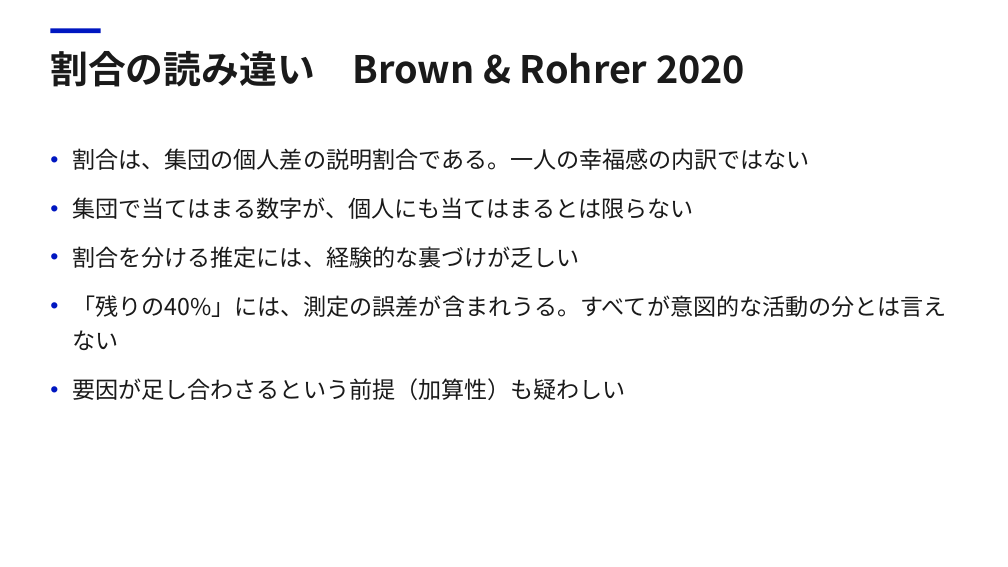
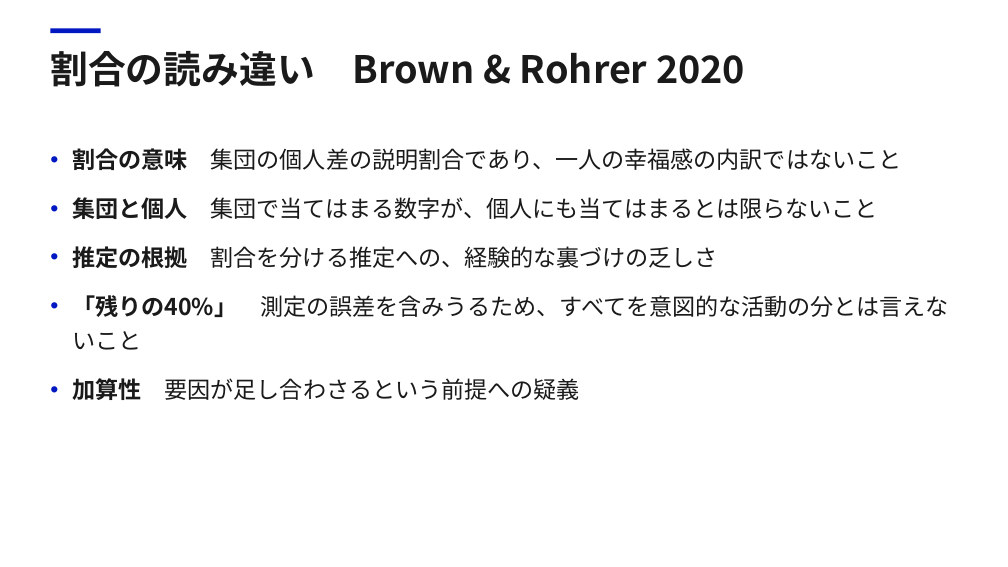
Before and after one commit to Daisetsu1980/markitdown, a slide deck: slide 21 of work/幸福_第2回/幸福_第2回.pptx. Drawn at 1008x567 pixels with LibreOffice and Linux fonts; fonts in the diff are those of the drawing. Boxes give left, top, right and bottom in pixels: in the first picture for what was removed or moved away, otherwise in the second. Text is boxed around its words. In the diff, an @@ line names an element or a change of style, - is before the commit and + after.

```diff
--- a/work/幸福_第2回/幸福_第2回.pptx
+++ b/work/幸福_第2回/幸福_第2回.pptx
@@ text at (72,148,949,400): text changed @@
-• 割合は、集団の個人差の説明割合である。一人の幸福感の内訳ではない
-• 集団で当てはまる数字が、個人にも当てはまるとは限らない
-• 割合を分ける推定には、経験的な裏づけが乏しい
-• 「残りの40%」には、測定の誤差が含まれうる。すべてが意図的な活動の分とは言えない
-• 要因が足し合わさるという前提（加算性）も疑わしい
+• 割合の意味 集団の個人差の説明割合であり、一人の幸福感の内訳ではないこと
+• 集団と個人 集団で当てはまる数字が、個人にも当てはまるとは限らないこと
+• 推定の根拠 割合を分ける推定への、経験的な裏づけの乏しさ
+• 「残りの40%」 測定の誤差を含みうるため、すべてを意図的な活動の分とは言えないこと
+• 加算性 要因が足し合わさるという前提への疑義
```
Also in this commit, not shown: 20 other slides changed, 25 other files.
